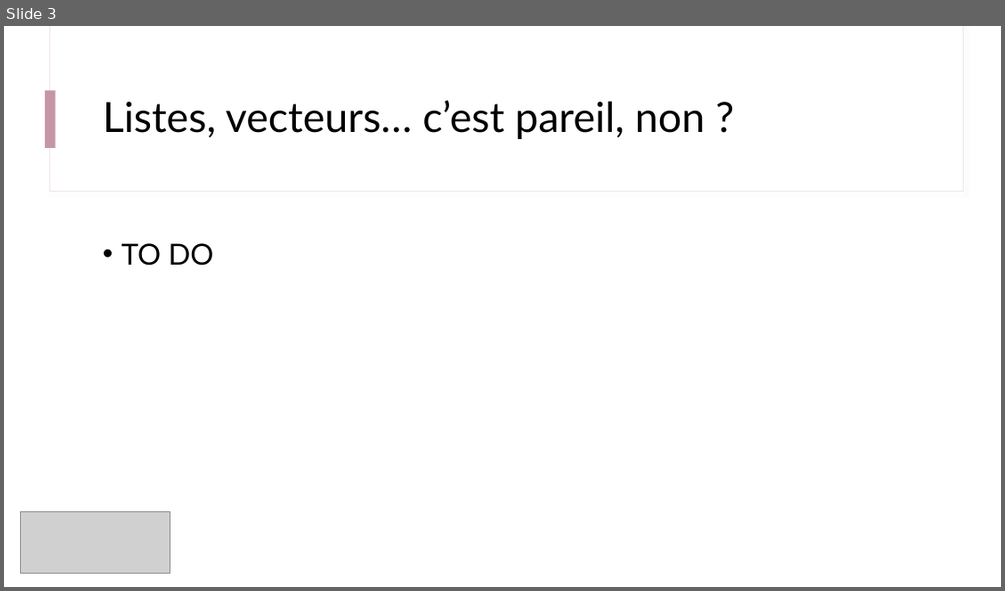
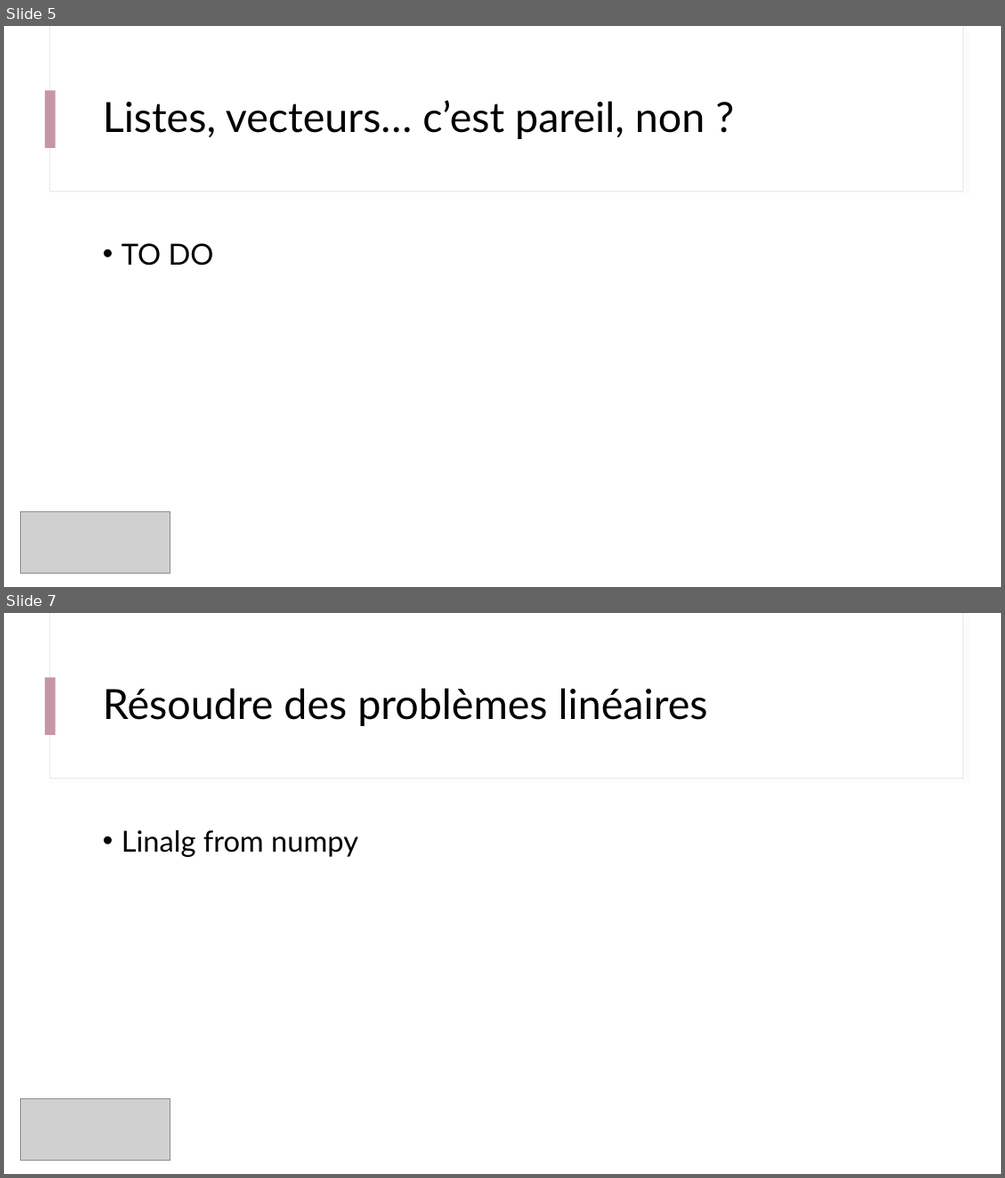
Before and after one commit to jvillemejane/SupOpToolboxes, a slide deck: engineer_courses/s5_outils_numeriques/b0_demistifier_python/B0_1_Demystifier_Python.pptx. Shown one above the other, each under a label of ours: slide 3 before the commit, slides 5 and 7 after it; the slides between them are not shown. The pictures are 1005x591 and 1005x1178 pixels, drawn with LibreOffice and Linux fonts; fonts in the diff are those of the drawing; grey boxes stand for pictures. Boxes give left, top, right and bottom in pixels: in the first picture for what was removed or moved away, otherwise in the second. Text is boxed around its words. In the diff, an @@ line names an element or a change of style, - is before the commit and + after.

```diff
--- a/engineer_courses/s5_outils_numeriques/b0_demistifier_python/B0_1_Demystifier_Python.pptx
+++ b/engineer_courses/s5_outils_numeriques/b0_demistifier_python/B0_1_Demystifier_Python.pptx
@@ slide 7 added at [4,613,1001,1174], background #FFFFFF; not listed: 3 template elements that a slide beside it also shows @@
@@ title added at [103,688,708,726], 40 pt, text #000000 @@
+Résoudre des problèmes linéaires
@@ text added at [121,830,358,857], 28 pt, text #000000 @@
+• Linalg from numpy
@@ picture added at [20,1098,170,1159] @@
@@ what was slide 3 is now slide 5 @@
```
Also in this commit, not shown: 3 other slides added, 1 other file.
